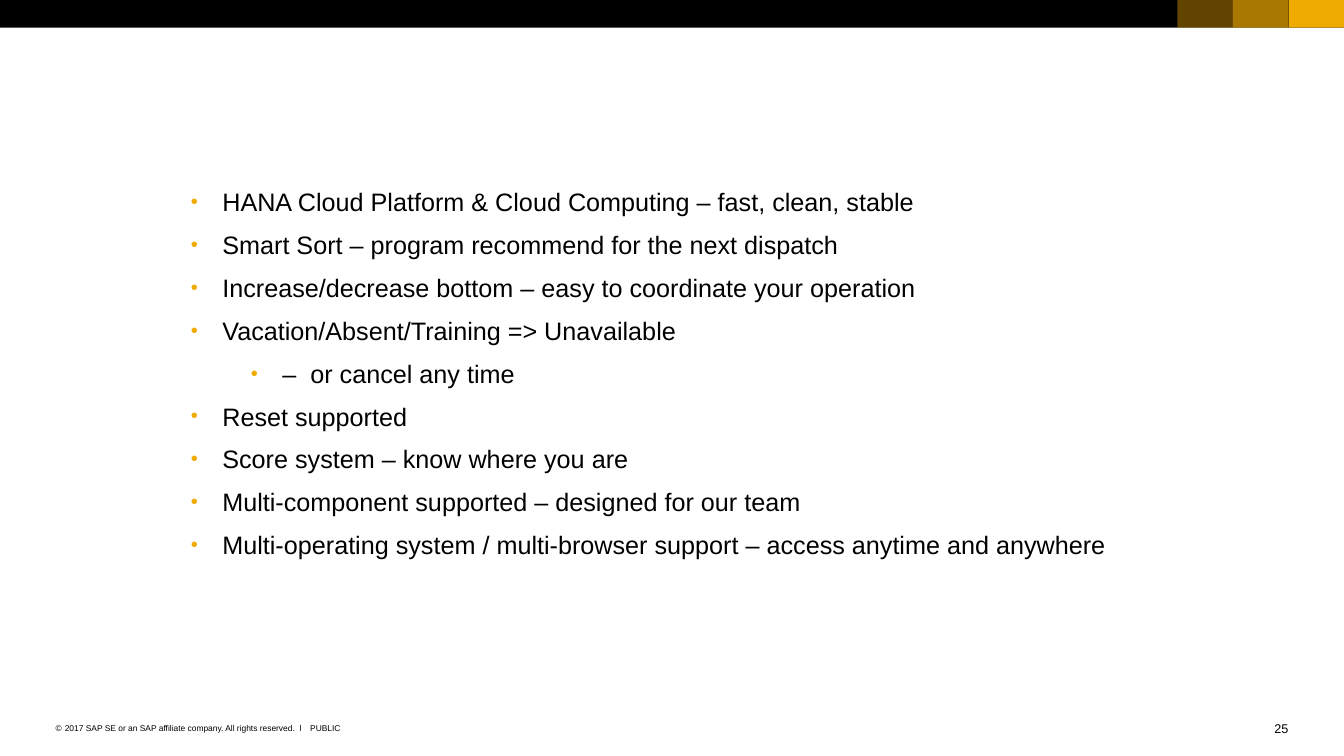
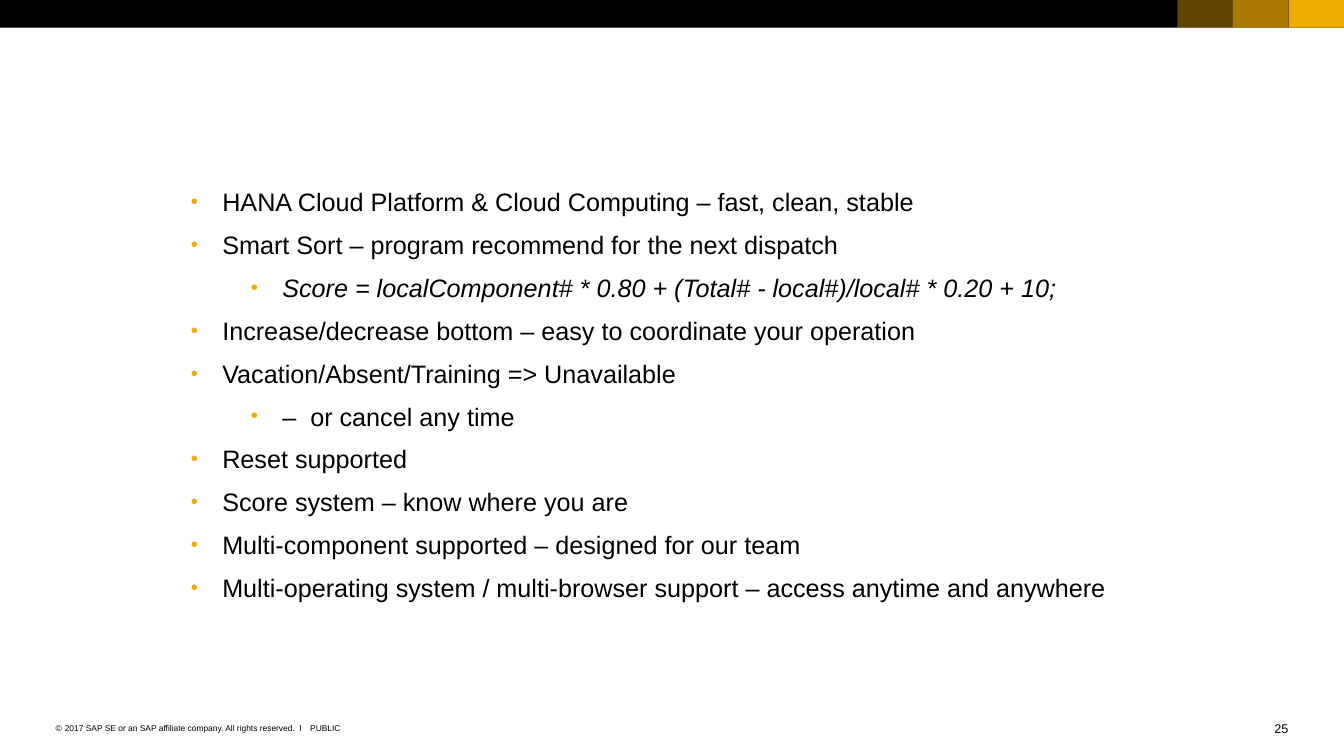
Before and after one commit to Ahaan17Saroch/Queue-Manager-Cloud-Dispatcher, a slide deck: slide 25 of SAP_2017_16x9_black_and_white.pptx. Drawn at 1344x756 pixels with LibreOffice and Linux fonts; fonts in the diff are those of the drawing. Boxes give left, top, right and bottom in pixels: in the first picture for what was removed or moved away, otherwise in the second. Text is boxed around its words. In the diff, an @@ line names an element or a change of style, - is before the commit and + after.

Commit message:
add formular

```diff
--- a/SAP_2017_16x9_black_and_white.pptx
+++ b/SAP_2017_16x9_black_and_white.pptx
@@ text at bbox=[282, 278, 1056, 303]: paragraph added @@
+  • Score = localComponent# * 0.80 + (Total# - local#)/local# * 0.20 + 10;
```
